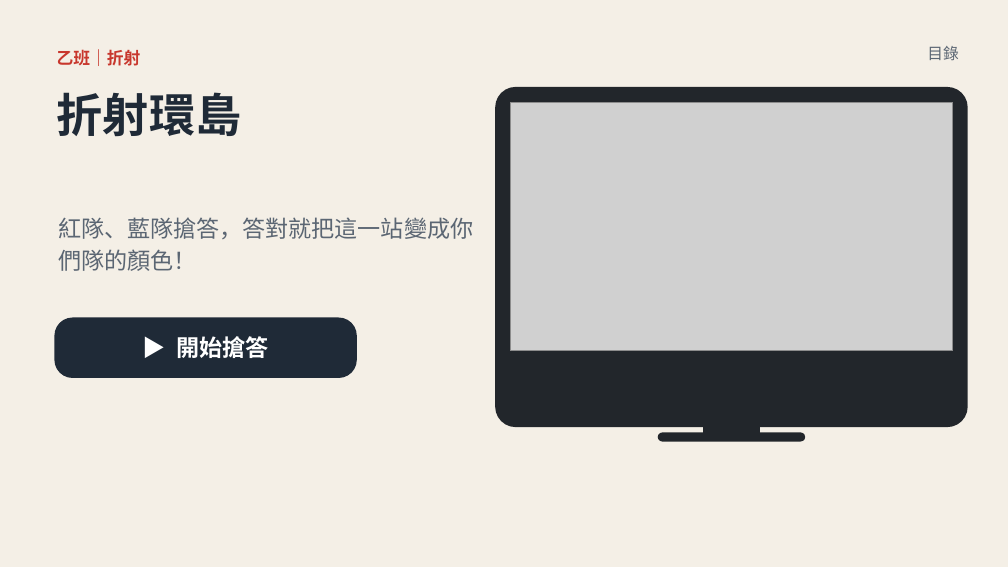
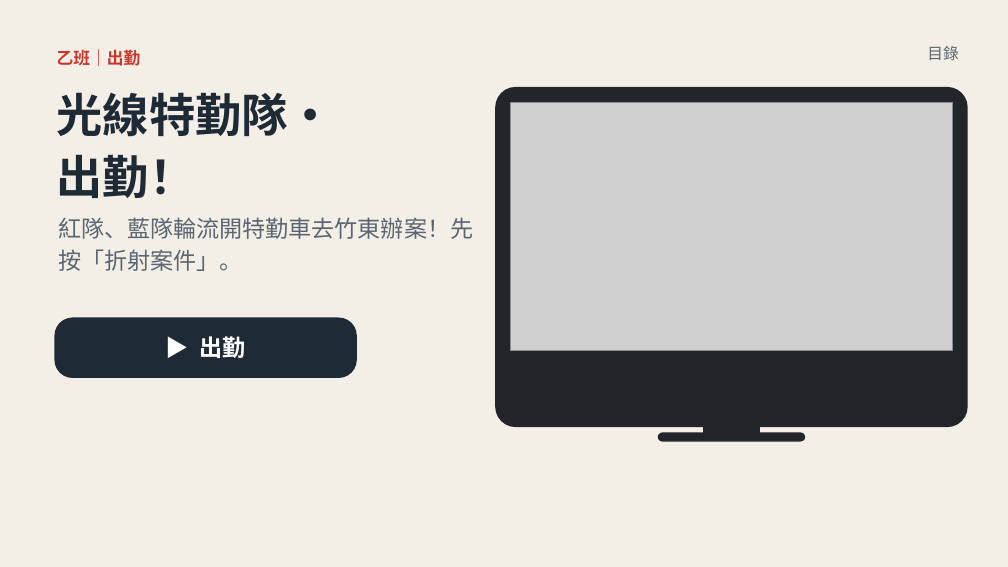
Before and after one commit to classtools1020/sports-results, a slide deck: slide 12 of f8f9fc3bd1/slides.pptx. Drawn at 1008x567 pixels with LibreOffice and Linux fonts; fonts in the diff are those of the drawing; grey boxes stand for pictures. Boxes give left, top, right and bottom in pixels: in the first picture for what was removed or moved away, otherwise in the second. Text is boxed around its words. In the diff, an @@ line names an element or a change of style, - is before the commit and + after.

```diff
--- a/f8f9fc3bd1/slides.pptx
+++ b/f8f9fc3bd1/slides.pptx
@@ text at box(57, 49, 141, 66): text changed @@
-乙班｜折射
+乙班｜出勤
@@ text at box(57, 92, 334, 198): text changed @@
-折射環島
+光線特勤隊・
+出勤！
@@ text at box(58, 217, 473, 271): text changed @@
-紅隊、藍隊搶答，答對就把這一站變成你們隊的顏色！
+紅隊、藍隊輪流開特勤車去竹東辦案！先按「折射案件」。
@@ text in rounded rectangle at box(199, 336, 245, 358): text changed @@
-▶ 開始搶答
+▶ 出勤
```
Also in this commit, not shown: 4 other slides changed, 10 other files.
